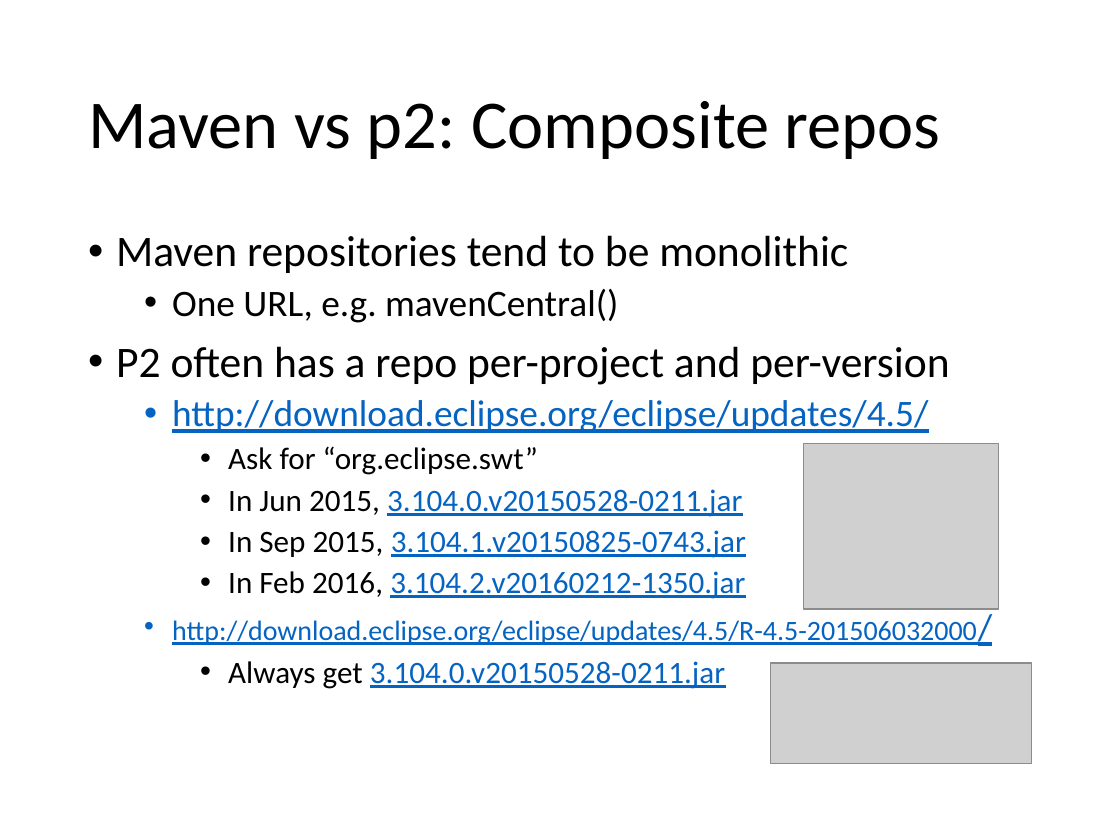
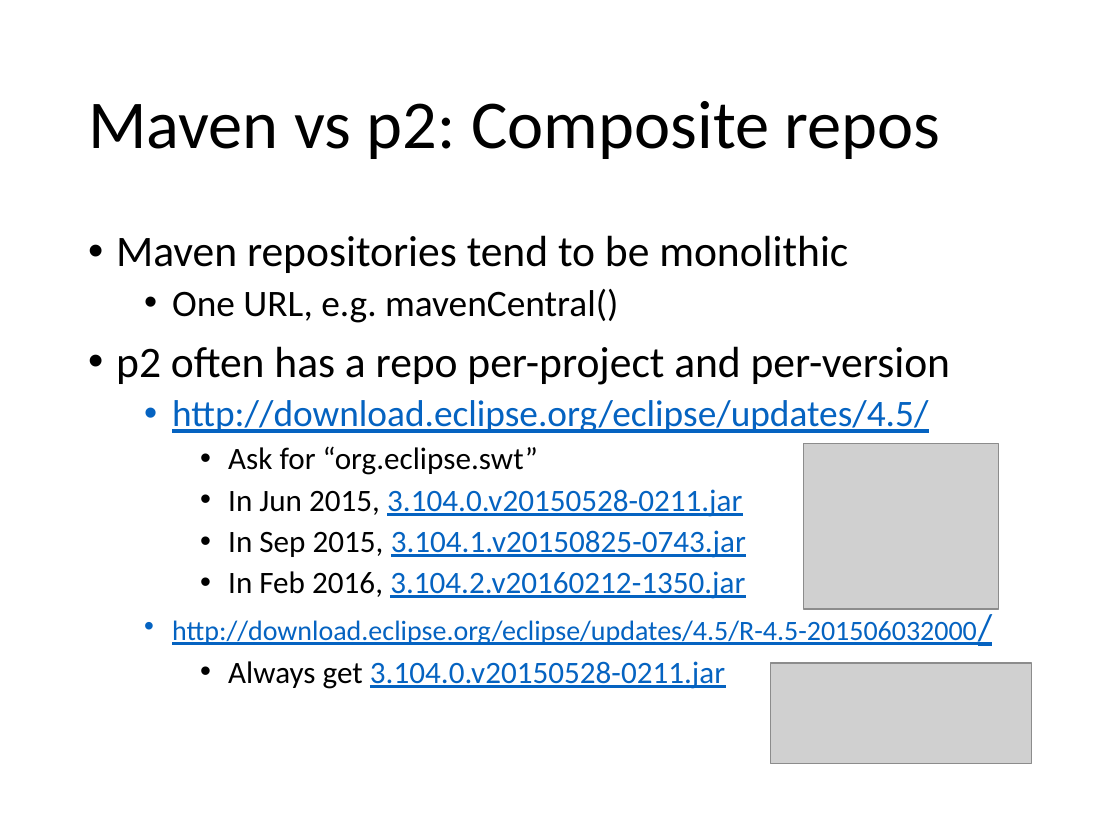
Before and after one commit to diffplug/gradle-and-eclipse-rcp, a slide deck: slide 8 of Gradle and Eclipse RCP.pptx. Drawn at 1120x840 pixels with LibreOffice and Linux fonts; fonts in the diff are those of the drawing; grey boxes stand for pictures. Boxes give left, top, right and bottom in pixels: in the first picture for what was removed or moved away, otherwise in the second. Text is boxed around its words. In the diff, an @@ line names an element or a change of style, - is before the commit and + after.

```diff
--- a/Gradle and Eclipse RCP.pptx
+++ b/Gradle and Eclipse RCP.pptx
@@ text at (116, 346, 950, 385): text changed @@
-• P2 often has a repo per-project and per-version
+• p2 often has a repo per-project and per-version
```
Also in this commit, not shown: 1 other slide changed.
